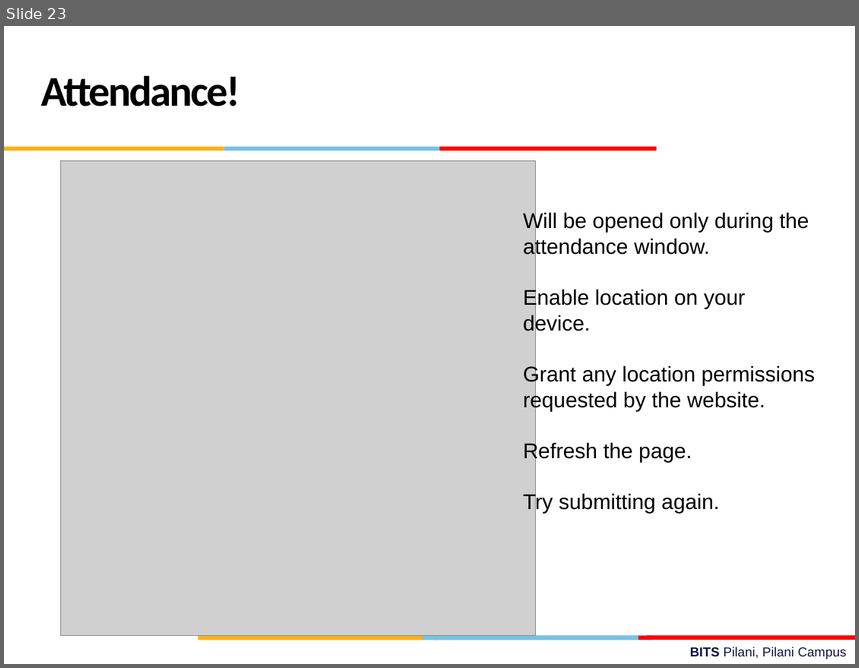
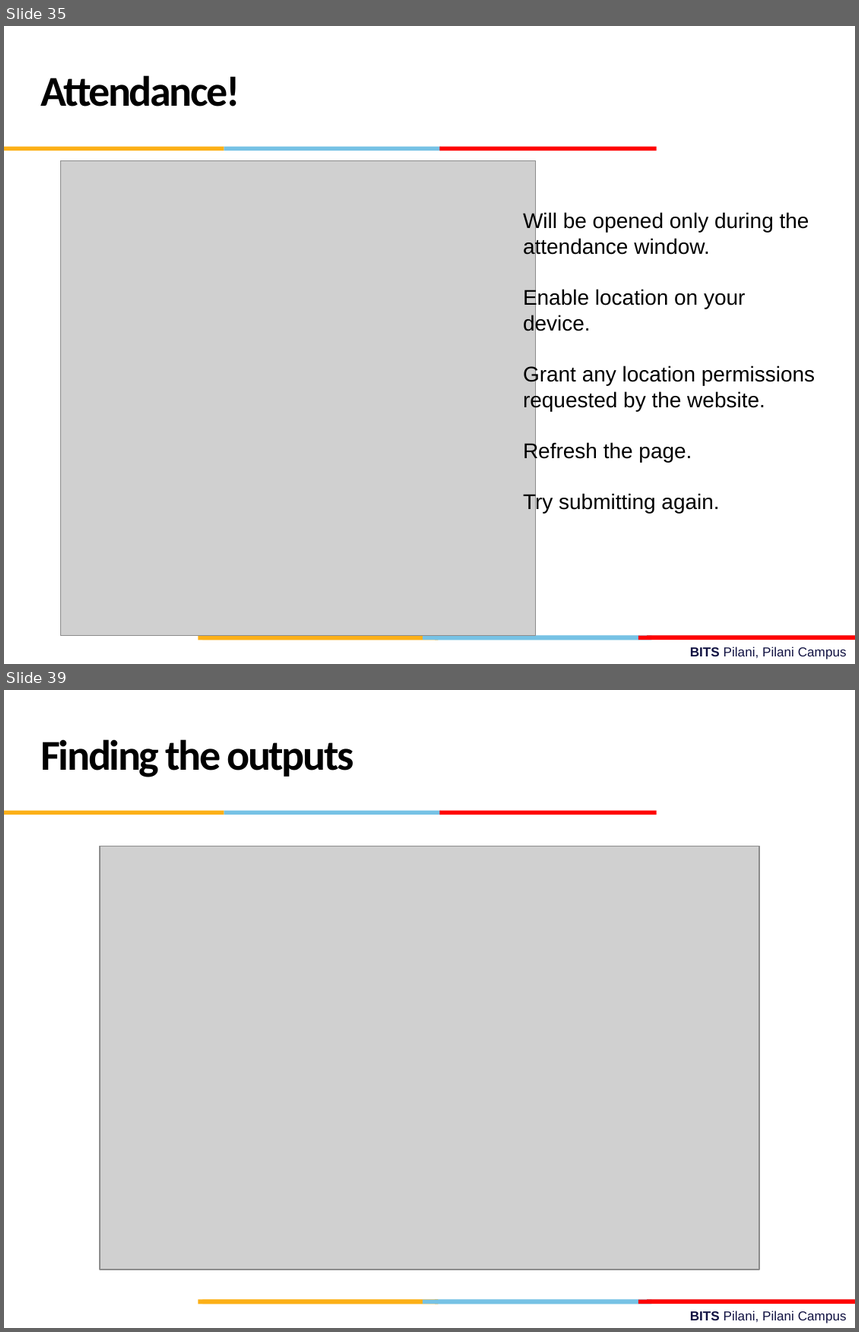
Before and after one commit to csndl-iitd/f2152025, a slide deck: Lec-14-15.pptx. Shown one above the other, each under a label of ours: slide 23 before the commit, slides 35 and 39 after it; the slides between them are not shown. The pictures are 859x668 and 859x1332 pixels, drawn with LibreOffice and Linux fonts; fonts in the diff are those of the drawing; grey boxes stand for pictures; background and template pictures are left out. Boxes give left, top, right and bottom in pixels: in the first picture for what was removed or moved away, otherwise in the second. Text is boxed around its words. In the diff, an @@ line names an element or a change of style, - is before the commit and + after.

```diff
--- a/Lec-14-15.pptx
+++ b/Lec-14-15.pptx
@@ slide 39 added at <box>4,690,855,1328</box>, background #FFFFFF; not listed: 10 template elements that a slide beside it also shows @@
@@ text added at <box>41,739,354,777</box>, 36 pt, text #000000, bold @@
+Finding the outputs
@@ picture added at <box>99,846,759,1270</box> @@
@@ what was slide 23 is now slide 35 @@
```
Also in this commit, not shown: 11 other slides added.
